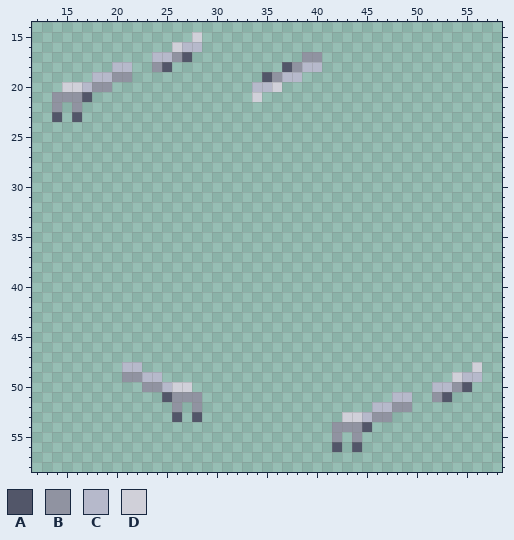
One commit to this pixel-art sprite: Resources/Textures/_CP14/Objects/Tools/crowbar.rsi/inhand-left.png. The picture above is the old version.
The file is 64x64 pixels. Shown: x 12..58, y 14..58.
Palette (. is transparent): A #525669  B #9093a1  C #b6b9cb  D #d0d0d9
Pixels before, first column x 14:
15 ..............D............................
16 ............DCC............................
17 ..........CCBA...........BB................
18 ......CC..BA...........ABCC................
19 ....CCBB.............ABCC..................
20 .DDCBB..............CCD....................
21 BBBA................D......................
22 B.B........................................
23 A.A........................................
24 ...........................................
25 ...........................................
26 ...........................................
27 ...........................................
28 ...........................................
29 ...........................................
30 ...........................................
31 ...........................................
32 ...........................................
33 ...........................................
34 ...........................................
35 ...........................................
36 ...........................................
37 ...........................................
38 ...........................................
39 ...........................................
40 ...........................................
41 ...........................................
42 ...........................................
43 ...........................................
44 ...........................................
45 ...........................................
46 ...........................................
47 ...........................................
48 .......CC.................................D
49 .......BBCC.............................DCC
50 .........BBCDD........................CCBA.
51 ...........ABBB...................CC..BA...
52 ............B.B.................CCBB.......
53 ............A.A..............DDCBB.........
54 ............................BBBA...........
55 ............................B.B............
56 ............................A.A............
After:
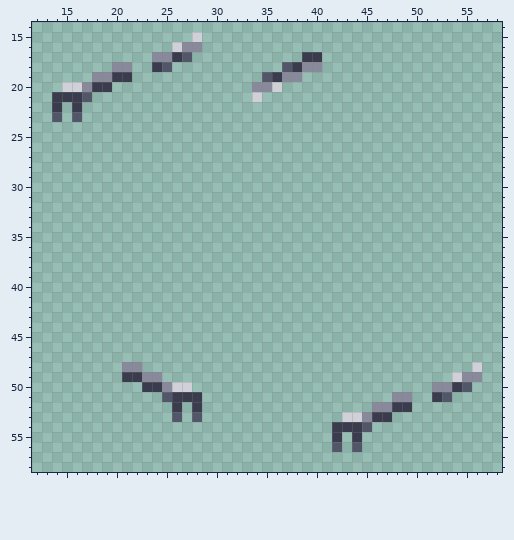
Edits made:
colour B: #9093a1 -> #3a3b4d
colour C: #b6b9cb -> #88899a
Pixel boxes of the changes (left, top, right, bottom) in both pictures:
changed: (52, 42, 202, 112)
changed: (252, 52, 322, 92)
changed: (122, 362, 202, 412)
changed: (332, 372, 482, 442)
